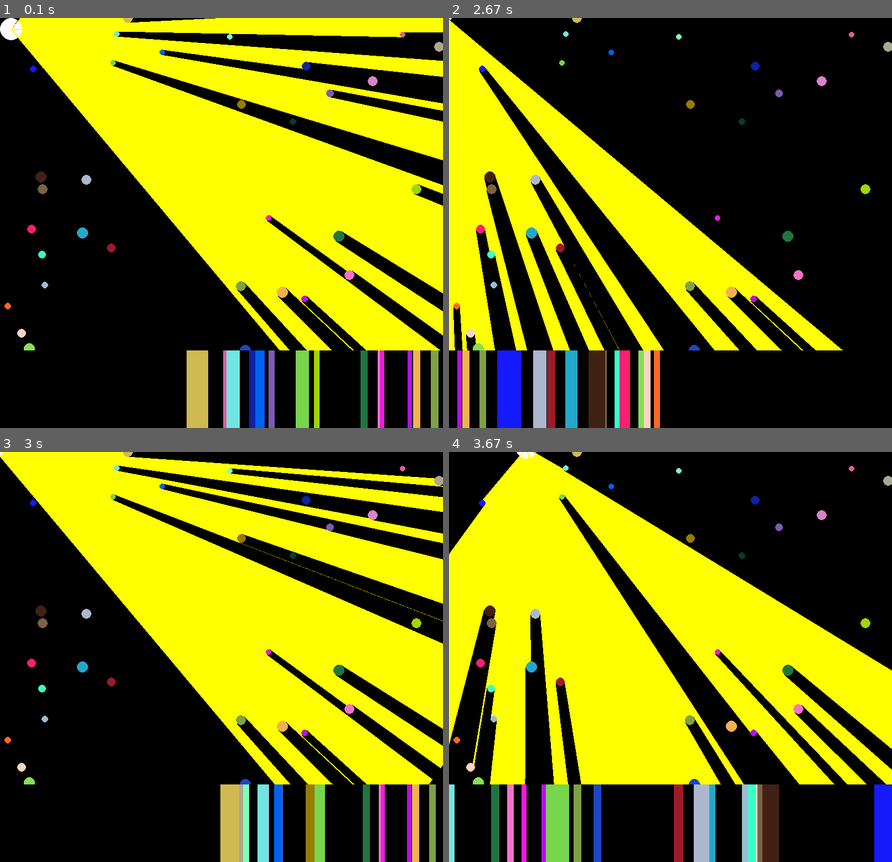
Above: before the commit, frames 1-4 (two rows, left to right).
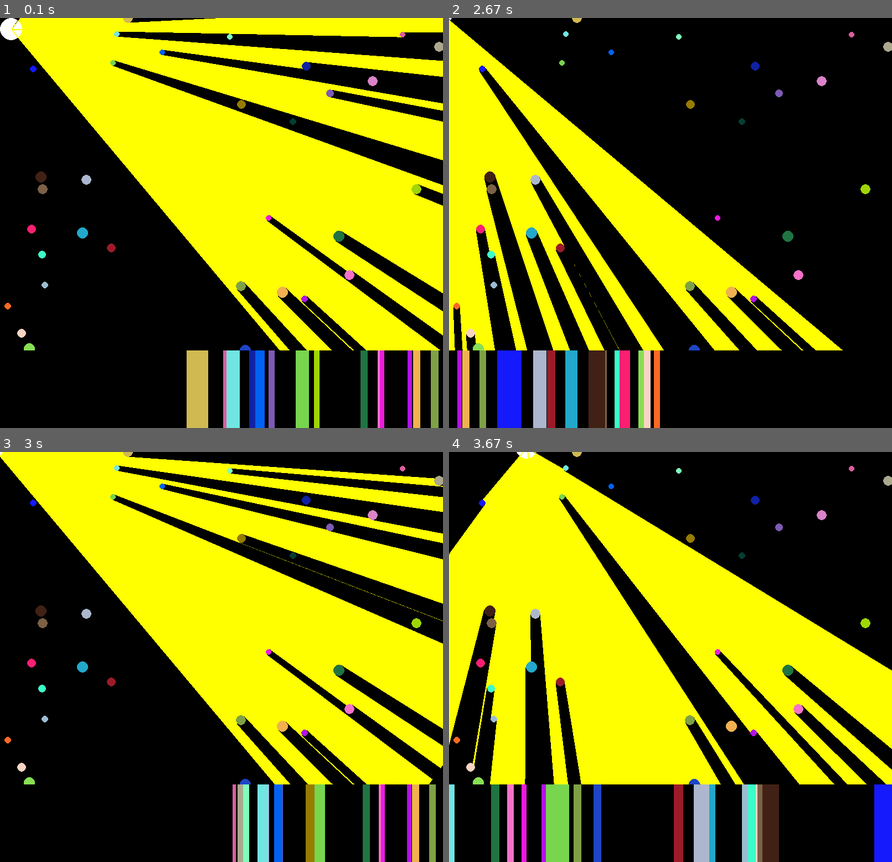
Above: after the commit, the same moments.

Repository: ZephyrSails/leben
Game: pygame game, started from game/main.py
The game is run twice, just before and just after one commit, with the same random seed, the same clock (stepped at 60 frames per second) and the same inputs.
Inputs:
- Up to frame 1 (0.1 s): no input
- Up to frame 2 (2.67 s): hold Right 0.33-0.8 s; hold Up 0.83-1.13 s; hold Right 1.17-1.63 s; hold Left 1.67-2.2 s; hold Down 2.23-2.53 s; hold Left from 2.57 s (still down)
- Up to frame 3 (3 s): release Left at 2.97 s
- Up to frame 4 (3.67 s): hold Up 3-3.37 s; hold Right from 3.4 s (still down)

Frames 1-2 are identical in both runs. In frame 3, 0.8% of the frame differs, in the area x 49-54%, y 81-100%; in frame 4, nothing differs.

Commit message:
robust 1d vision

Diff:
--- a/game/leben.py
+++ b/game/leben.py
@@ -182,9 +182,8 @@
             l_radians = regulate_radians(l_radians)
             r_radians = regulate_radians(r_radians)
             if self.dir_l_radians > self.dir_r_radians:
-                if l_radians < self.dir_r_radians:
+                if l_radians < self.dir_r_radians or r_radians < self.dir_r_radians:
                     l_radians += 2 * math.pi
-                if r_radians < self.dir_r_radians:
                     r_radians += 2 * math.pi
                 self.dir_r_radians += 2 * math.pi
 
